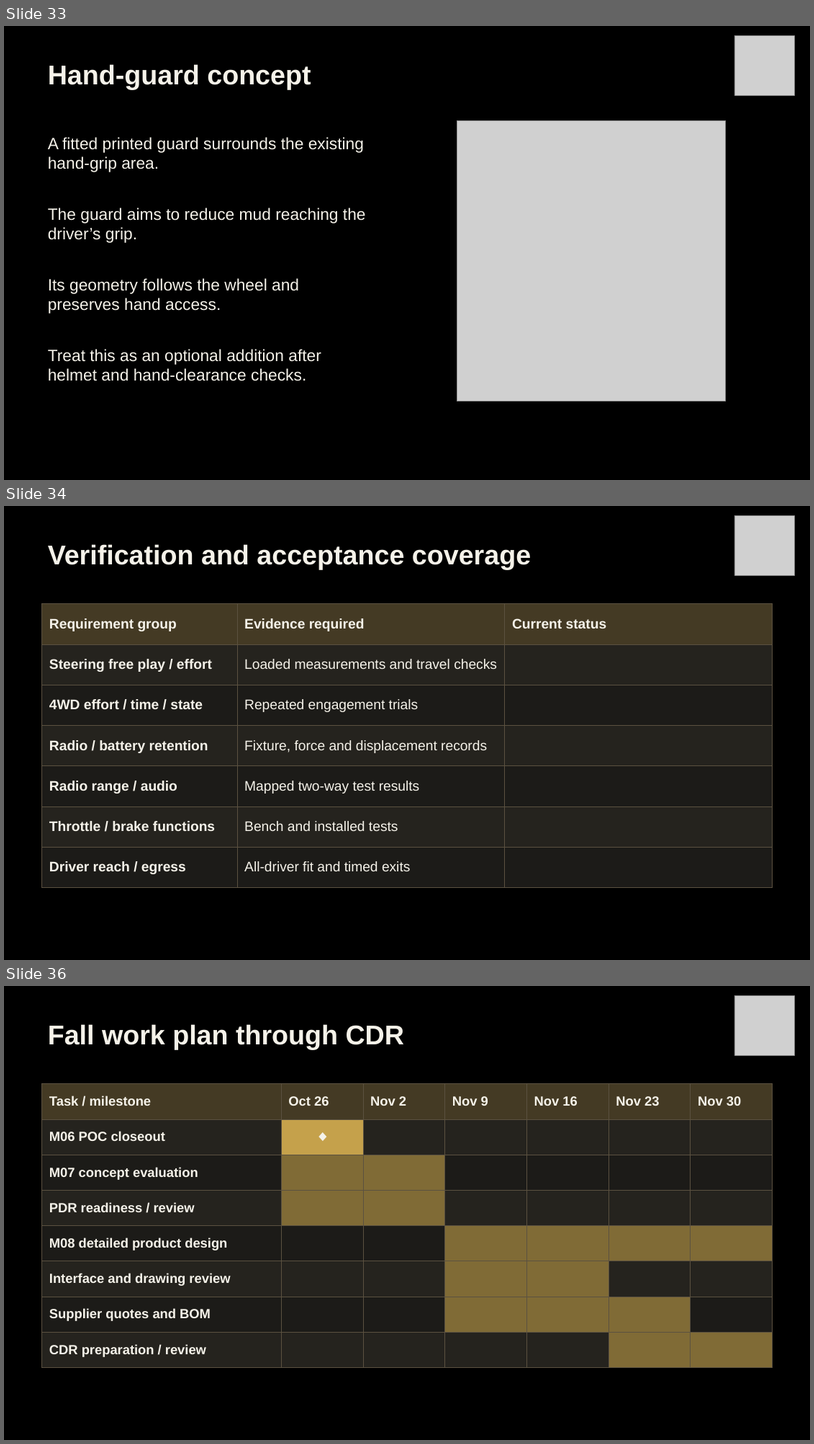
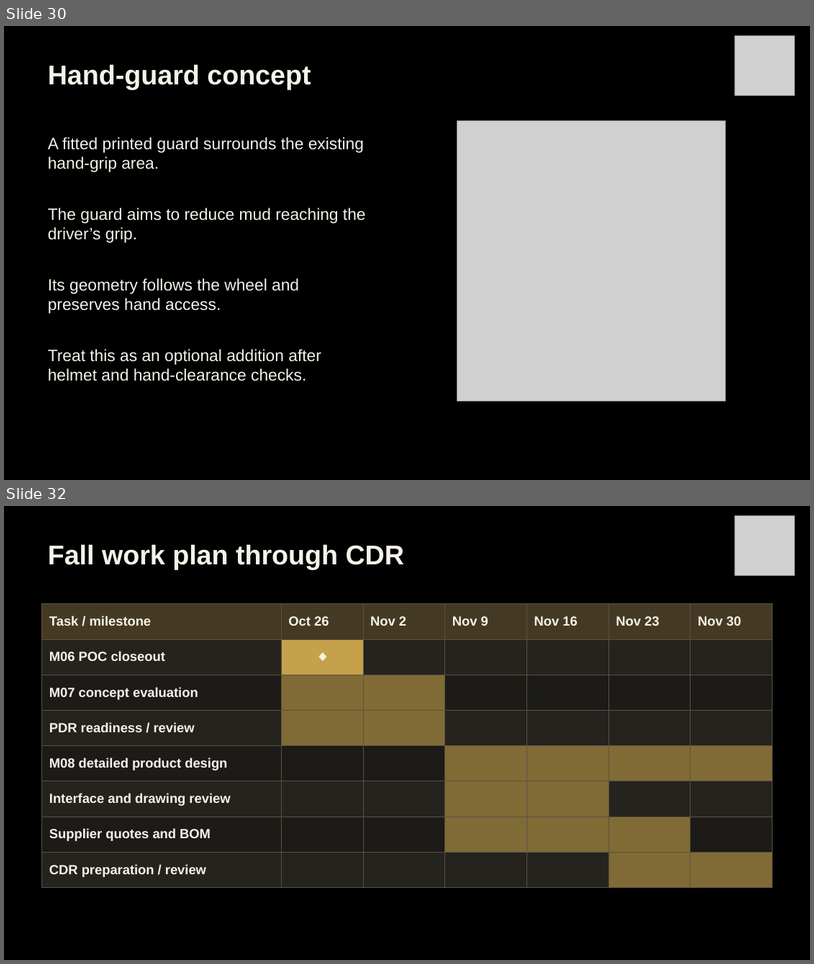
Before and after one commit to Polowater123/Aggie-Baja-Controls-The-A.B.C.-, a slide deck: PDR Draft.pptx. Shown one above the other, each under a label of ours: slides 33, 34 and 36 before the commit, slides 30 and 32 after it; the slides between them are not shown. The pictures are 814x1444 and 814x964 pixels, drawn with LibreOffice and Linux fonts; fonts in the diff are those of the drawing; grey boxes stand for pictures. Boxes give left, top, right and bottom in pixels: in the first picture for what was removed or moved away, otherwise in the second. Text is boxed around its words. In the diff, an @@ line names an element or a change of style, - is before the commit and + after.

```diff
--- a/PDR Draft.pptx
+++ b/PDR Draft.pptx
@@ slide 34 removed at bbox=[4, 506, 810, 960], background #000000 @@
@@ picture removed at bbox=[735, 515, 795, 576] @@
@@ text removed at bbox=[48, 544, 531, 569] @@
-Verification and acceptance coverage
@@ table removed at bbox=[41, 603, 773, 887], 7 rows, 3 columns @@
-Requirement group | Evidence required | Current status
-Steering free play / effort | Loaded measurements and travel checks | 
-4WD effort / time / state | Repeated engagement trials | 
-Radio / battery retention | Fixture, force and displacement records | 
-Radio range / audio | Mapped two-way test results | 
-Throttle / brake functions | Bench and installed tests | 
-Driver reach / egress | All-driver fit and timed exits | 
@@ what was slide 33 is now slide 30 @@
@@ what was slide 36 is now slide 32 @@
```
Also in this commit, not shown: 2 slides changed, 3 other slides removed, 1 other file.
